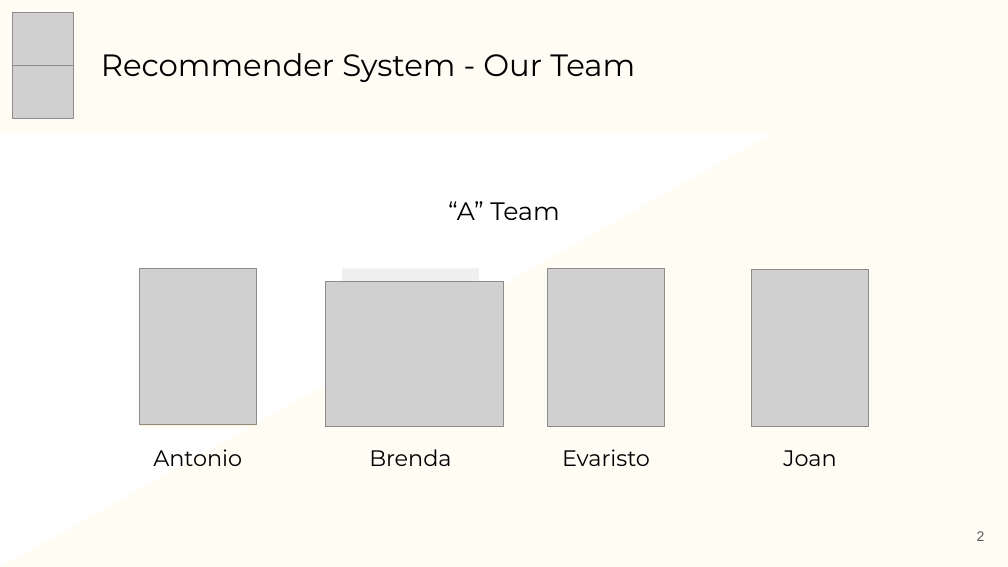
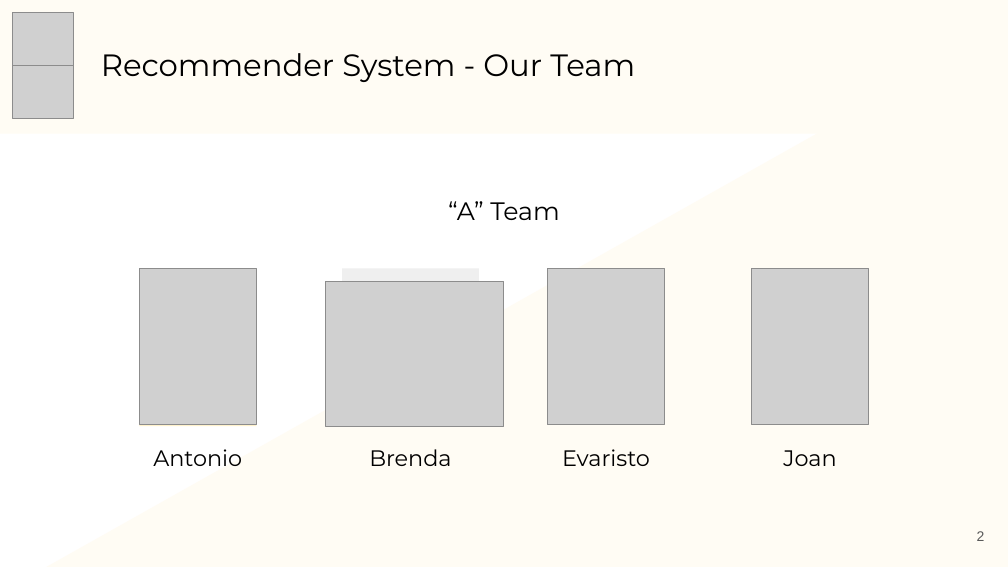
Before and after one commit to antoniosh97/Recommender-System-2023, a slide deck: slide 2 of Management/Presentation/20220322_RS-Amazon_Products-Presentation.pptx. Drawn at 1008x567 pixels with LibreOffice and Linux fonts; fonts in the diff are those of the drawing; grey boxes stand for pictures. Boxes give left, top, right and bottom in pixels: in the first picture for what was removed or moved away, otherwise in the second. Text is boxed around its words. In the diff, an @@ line names an element or a change of style, - is before the commit and + after.

```diff
--- a/Management/Presentation/20220322_RS-Amazon_Products-Presentation.pptx
+++ b/Management/Presentation/20220322_RS-Amazon_Products-Presentation.pptx
@@ right triangle: place and size @@
-right triangle at [1, 0, 1008, 566]
+right triangle at [0, 26, 1008, 567]
```
Also in this commit, not shown: 6 other slides changed.
